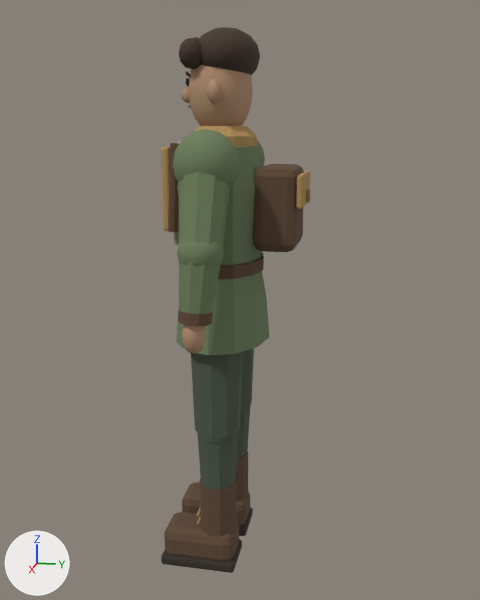
A saved change to the Blender file art/source/explorer.blend.
Camera for both pictures: a camera (50 mm lens) standing at (2.042, 0.461, 1.39) and looking at (-0.004, 0.052, 0.878). The axes (+X, +Y, +Z) are drawn at lower left. The lights are the same throughout. The first picture is the older version.

Objects in the first picture: 'Explorer'.
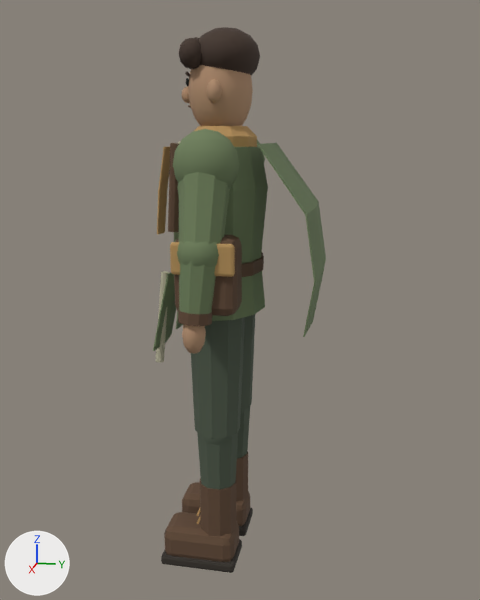
Changed parts and their boxes [x1, y1, x2, y2] in the pictures (480 x 600 px; the box of a moved part takes in the faces that stretch with it):
'Explorer', reshaped (15% wider): before [161, 27, 311, 573]; after [153, 27, 326, 573]
part 1 of me_travelling_coat, added (yellow): after [156, 271, 170, 363]
part 2 of me_travelling_coat, added (brown): after [174, 235, 242, 316]
part 3 of me_travelling_coat, added (brown): after [170, 242, 235, 277]
part 4 of me_travelling_coat, added (green): after [258, 143, 326, 337]
part 5 of me_travelling_coat, added (mostly hidden): after [176, 311, 183, 329]
part 6 of me_travelling_coat, added (green): after [153, 273, 176, 351]
part 7 of me_travelling_coat, deleted: before [296, 171, 310, 209]
part 8 of me_travelling_coat, deleted: before [306, 189, 311, 203]
part 9 of me_travelling_coat, deleted (brown): before [253, 164, 304, 252]
part 10 of me_travelling_coat, moved or reshaped: before [161, 143, 269, 356]; after [157, 143, 217, 267]

The edits, one by one:
me_travelling_coat is used by ob_explorer; location (0.0, 0.0, 0.0).
me_travelling_coat had 2446 vertices, 2348 faces and spanned x -0.35..0.35, y -0.18..0.27, z 0.0..1.7.
me_travelling_coat now has 2452 vertices, 2350 faces and spans x -0.35..0.35, y -0.18..0.32, z 0.0..1.7.
me_travelling_coat part 1: the loose piece of 20 vertices spanning x 0.04..0.05, y -0.15..-0.13, z 1.06..1.25 is copied, and the copy is multiplied about its middle by the matrix ((1.047, 1.04, 0.116), (1.047, -1.04, -0.116), (0.0, 0.164, -1.471)), then moved by (0.11, -0.02, -0.3); it spans x 0.13..0.17, y -0.18..-0.14, z 0.71..0.99.
me_travelling_coat part 2: a new loose piece of 56 vertices spanning x 0.19..0.31, y -0.08..0.1, z 0.9..1.12, in mat_explorer_natural_cloth_and_leather.
me_travelling_coat part 3: a new loose piece of 56 vertices spanning x 0.3..0.32, y -0.08..0.1, z 1.02..1.11, in mat_explorer_natural_cloth_and_leather.
me_travelling_coat part 4: a new loose piece of 24 vertices spanning x -0.2..0.2, y 0.14..0.32, z 0.82..1.37, in mat_explorer_natural_cloth_and_leather.
me_travelling_coat part 5: a new loose piece of 18 vertices spanning x -0.21..-0.01, y -0.17..-0.12, z 0.76..0.99, in mat_explorer_natural_cloth_and_leather.
me_travelling_coat part 6: a new loose piece of 18 vertices spanning x 0.01..0.21, y -0.17..-0.12, z 0.76..0.99, in mat_explorer_natural_cloth_and_leather.
me_travelling_coat part 7: the loose piece of 56 vertices spanning x -0.12..0.12, y 0.24..0.26, z 1.19..1.28 is deleted.
me_travelling_coat part 8: the loose piece of 56 vertices spanning x -0.01..0.01, y 0.26..0.27, z 1.2..1.24 is deleted.
me_travelling_coat part 9: the loose piece of 56 vertices spanning x -0.12..0.12, y 0.11..0.24, z 1.05..1.3 is deleted.
Part 10, on me_travelling_coat:
88 vertices are removed from x -0.22..0.22, y -0.16..0.15, z 0.76..1.36.
88 faces are deleted.
2 vertices move from x 0.04..0.11, y -0.14, z 1.36 to x 0.04..0.11, y -0.15, z 1.36.
65 vertices are added at x 0.04..0.33, y -0.18..0.02, z 1.03..1.36.
5 new vertices lie (0.0, -0.01, -0.13) away from vertices in x 0.04..0.11, y -0.17..-0.16, z 1.23.
74 new faces join them.
4 new faces join them, smooth.
Other edits to the shape of me_travelling_coat do not show in these pictures.
